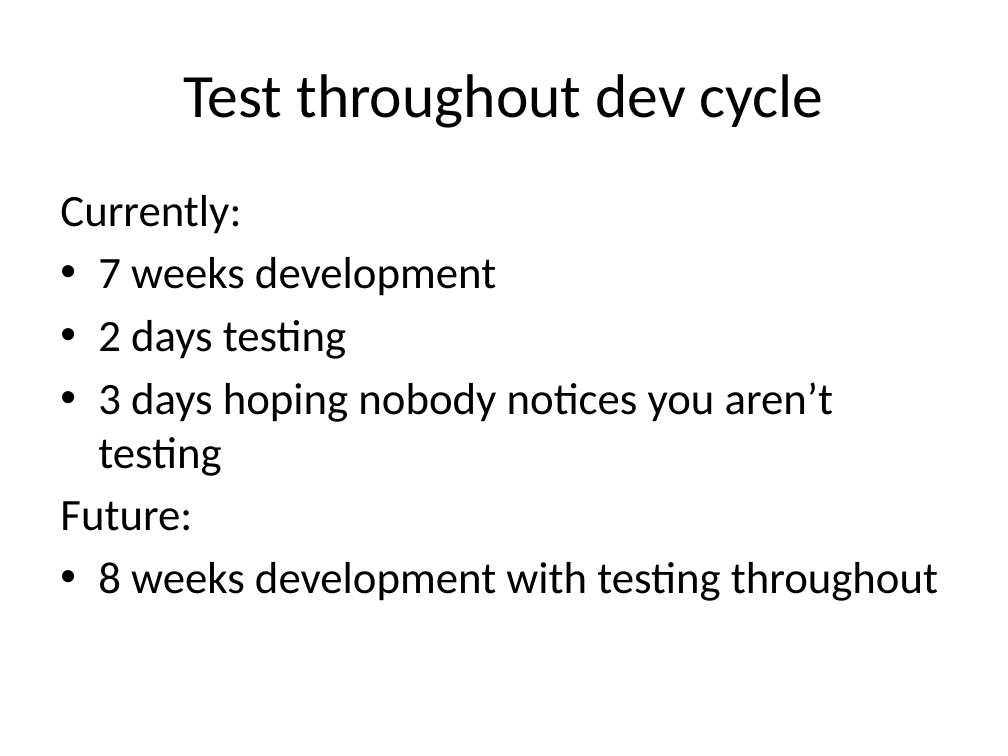
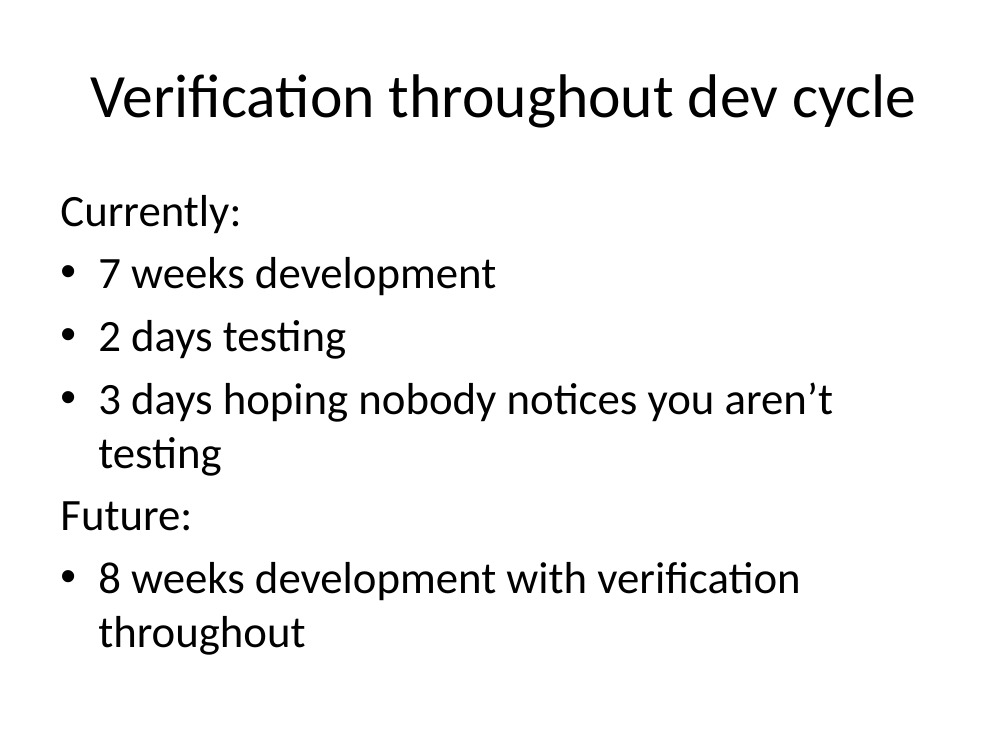
Before and after one commit to mantidproject/documents, a slide deck: slide 13 of Presentations/DevMeeting20120208_stablemaster.pptx. Drawn at 1008x756 pixels with LibreOffice and Linux fonts; fonts in the diff are those of the drawing. Boxes give left, top, right and bottom in pixels: in the first picture for what was removed or moved away, otherwise in the second. Text is boxed around its words. In the diff, an @@ line names an element or a change of style, - is before the commit and + after.

Commit message:
minor changes

```diff
--- a/Presentations/DevMeeting20120208_stablemaster.pptx
+++ b/Presentations/DevMeeting20120208_stablemaster.pptx
@@ title at [91,74,916,128]: text changed @@
-Test throughout dev cycle
+Verification throughout dev cycle
@@ text at [98,562,800,655]: text changed @@
-• 8 weeks development with testing throughout
+• 8 weeks development with verification throughout
```
Also in this commit, not shown: 2 other slides changed, 1 slide removed.
